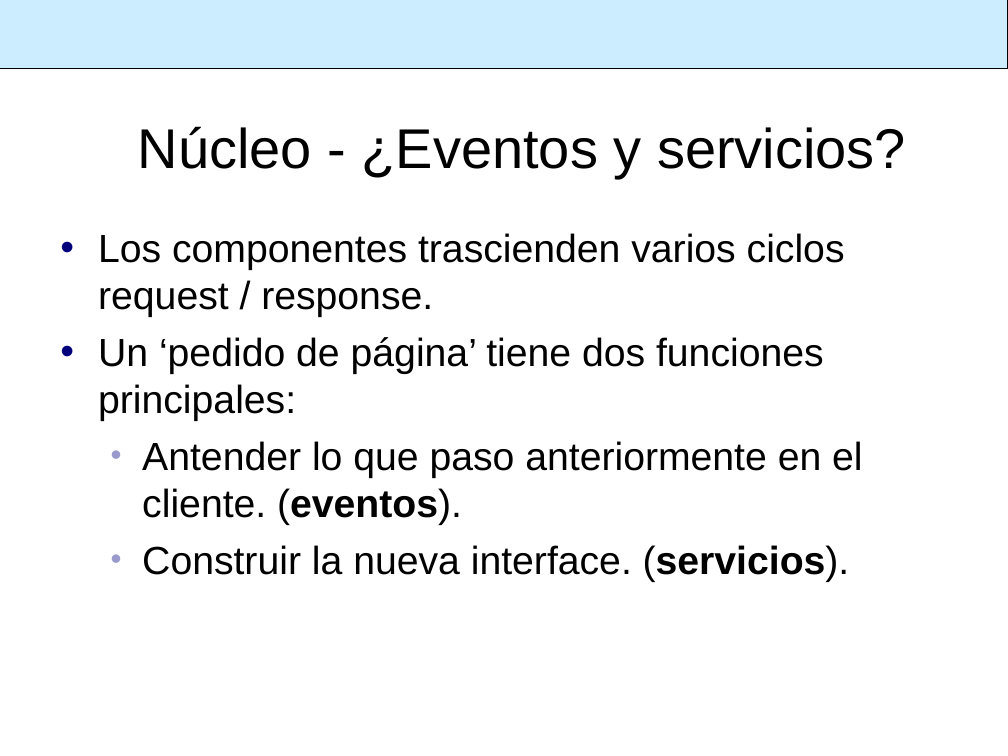
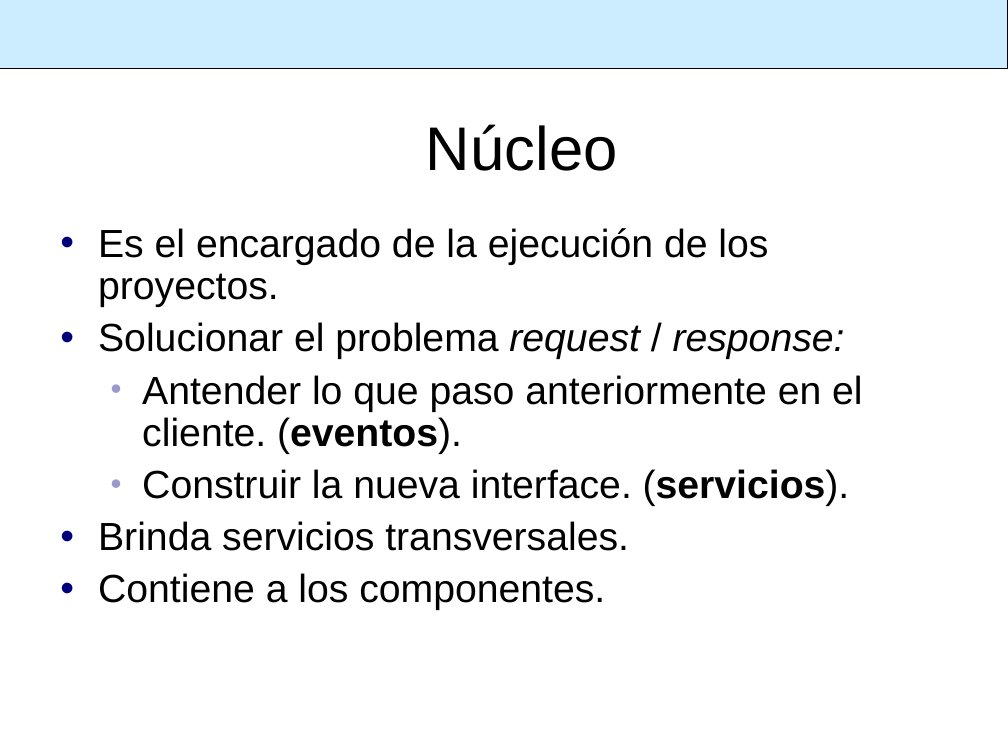
Before and after one commit to SIU-Toba/framework, a slide deck: slide 9 of doc/presentacion/1er Comite Usuarios.ppt (slide 15 before the commit). Drawn at 1008x756 pixels with LibreOffice and Linux fonts; fonts in the diff are those of the drawing; background and template pictures are left out. Boxes give left, top, right and bottom in pixels: in the first picture for what was removed or moved away, otherwise in the second. Text is boxed around its words. In the diff, an @@ line names an element or a change of style, - is before the commit and + after.

```diff
--- a/doc/presentacion/1er Comite Usuarios.ppt
+++ b/doc/presentacion/1er Comite Usuarios.ppt
@@ title at (426,124,618,171): text changed; size 40 to 44 pt @@
-Núcleo - ¿Eventos y servicios?
+Núcleo
@@ text at (98,228,845,359): text changed @@
-• Los componentes trascienden varios ciclos request / response.
-• Un ‘pedido de página’ tiene dos funciones principales:
+• Es el encargado de la ejecución de los proyectos.
+• Solucionar el problema request / response:
@@ text at (142,375,863,506): line spacing 1 to 0.9 @@
@@ text at (98,521,629,610): paragraphs added @@
+• Brinda servicios transversales.
+• Contiene a los componentes.
```
Also in this commit, not shown: 13 other slides changed, 8 slides added, 5 slides removed.
